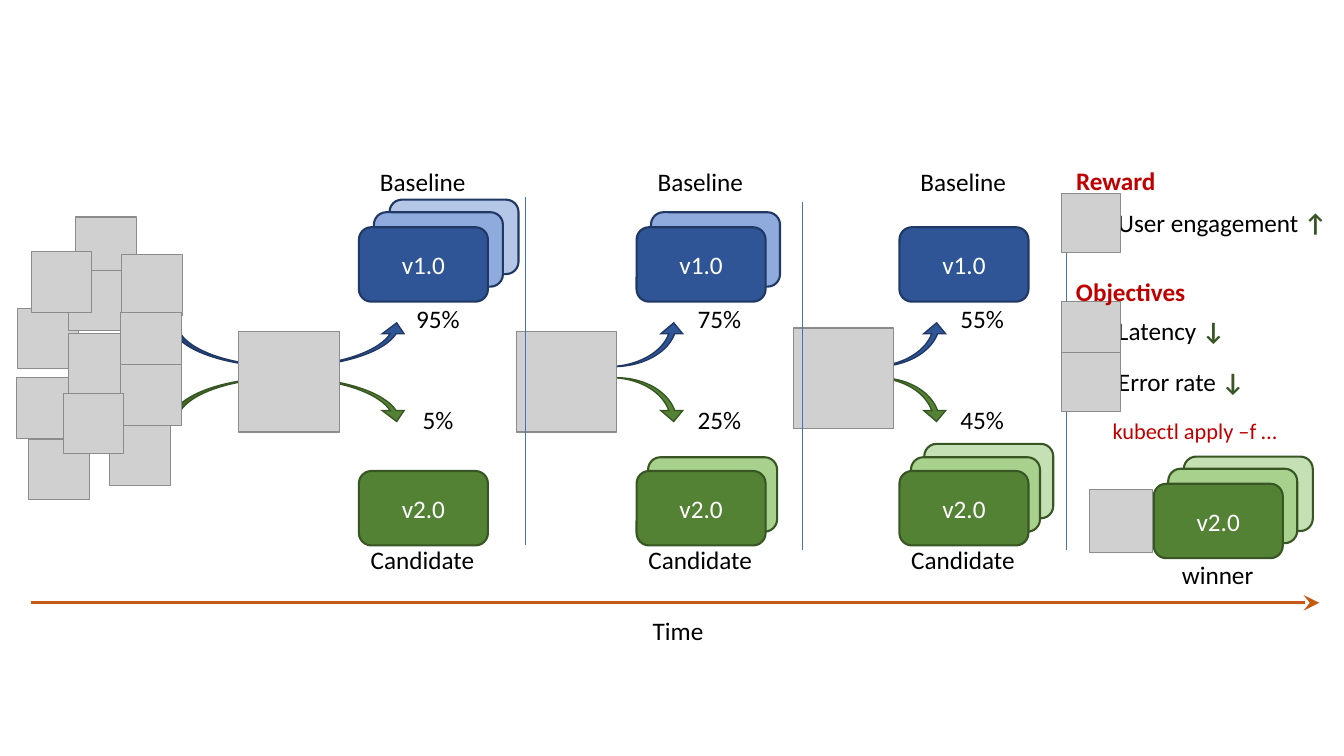
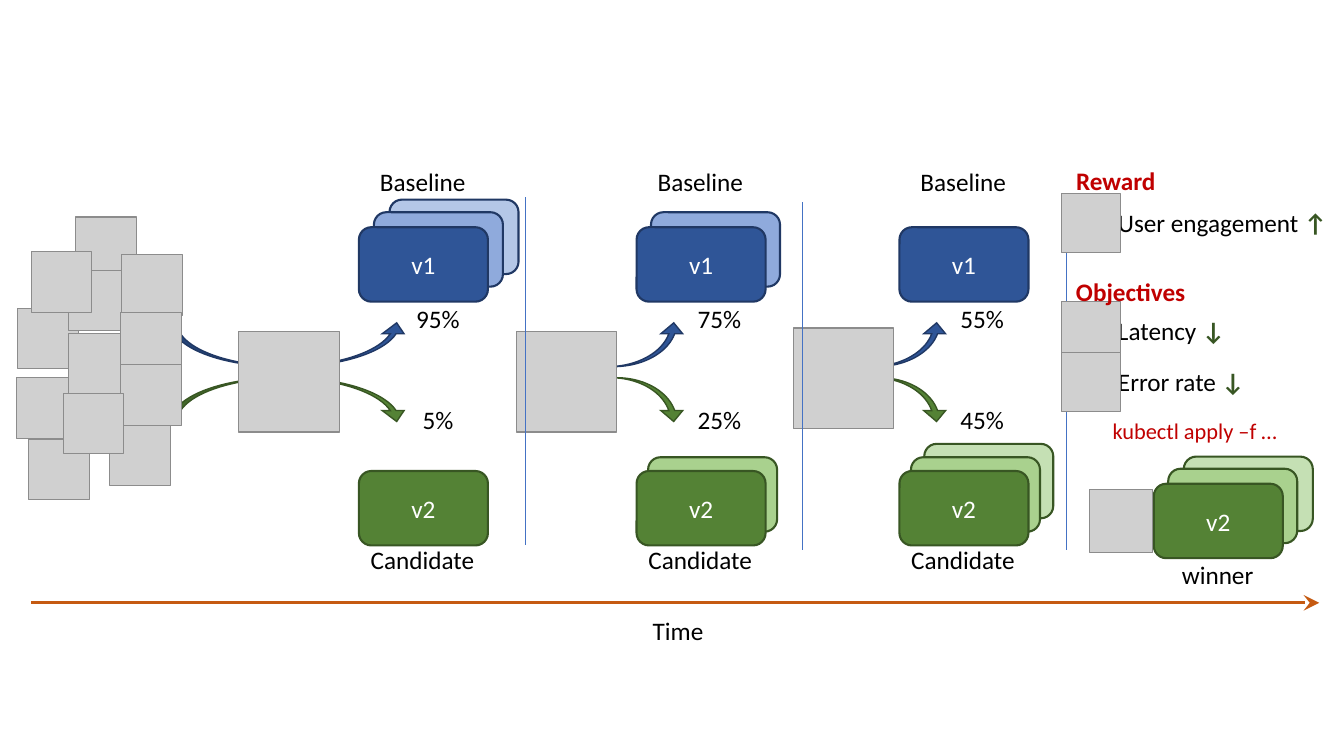
Before and after one commit to iter8-tools/iter8, a slide deck: slide 1 of mkdocs/docs/images/src/quickstart-hybrid.pptx. Drawn at 1344x756 pixels with LibreOffice and Linux fonts; fonts in the diff are those of the drawing; grey boxes stand for pictures. Boxes give left, top, right and bottom in pixels: in the first picture for what was removed or moved away, otherwise in the second. Text is boxed around its words. In the diff, an @@ line names an element or a change of style, - is before the commit and + after.

```diff
--- a/mkdocs/docs/images/src/quickstart-hybrid.pptx
+++ b/mkdocs/docs/images/src/quickstart-hybrid.pptx
@@ text in rounded rectangle at bbox=[411, 257, 435, 274]: text changed @@
-v1.0
+v1
@@ text in rounded rectangle at bbox=[689, 257, 713, 274]: text changed @@
-v1.0
+v1
@@ text in rounded rectangle at bbox=[952, 257, 976, 274]: text changed @@
-v1.0
+v1
@@ text in rounded rectangle at bbox=[411, 501, 435, 518]: text changed @@
-v2.0
+v2
@@ text in rounded rectangle at bbox=[689, 501, 713, 518]: text changed @@
-v2.0
+v2
@@ text in rounded rectangle at bbox=[952, 501, 976, 518]: text changed @@
-v2.0
+v2
@@ text in rounded rectangle at bbox=[1206, 514, 1230, 531]: text changed @@
-v2.0
+v2
```
Also in this commit, not shown: 7 other files.
